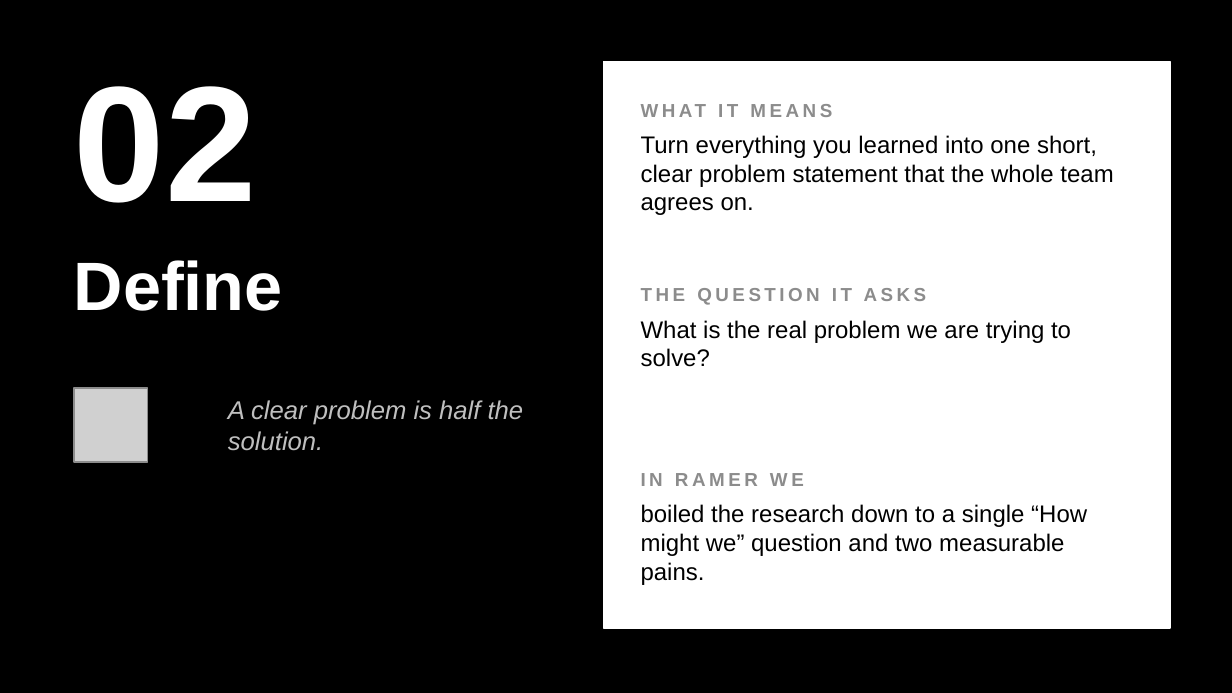
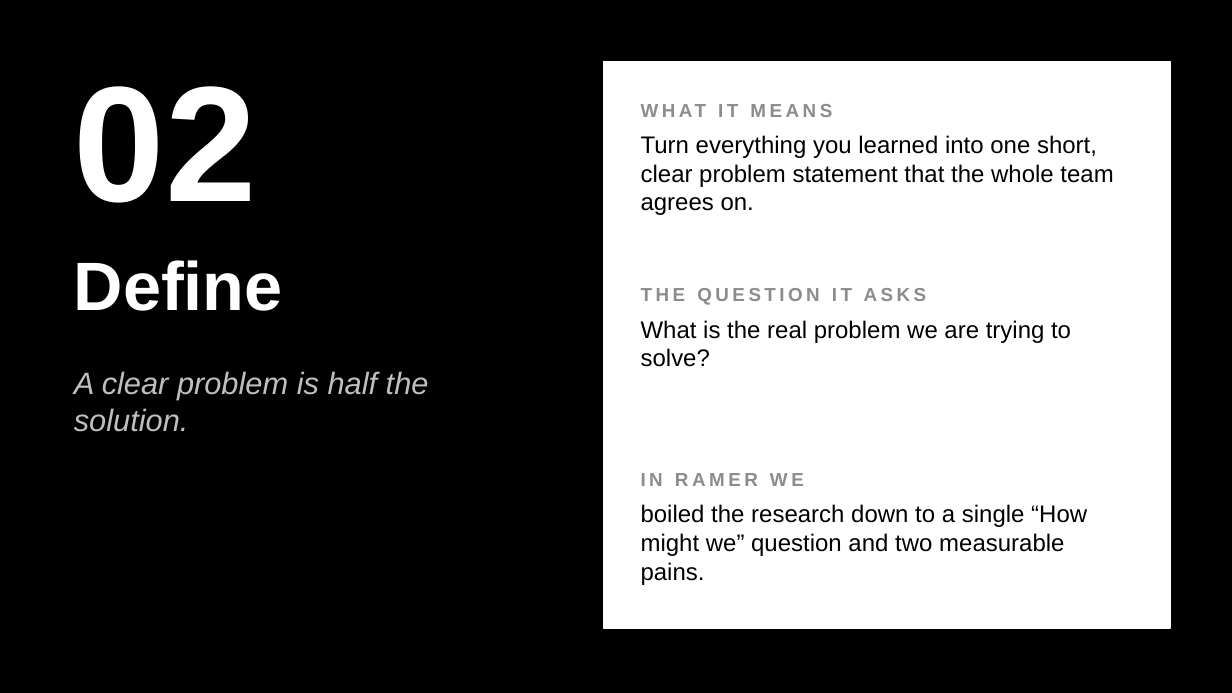
Before and after one commit to DrNeel11/tvarin, a slide deck: slide 7 of docs/Ramer_Design_Thinking.pptx. Drawn at 1232x693 pixels with LibreOffice and Linux fonts; fonts in the diff are those of the drawing; grey boxes stand for pictures. Boxes give left, top, right and bottom in pixels: in the first picture for what was removed or moved away, otherwise in the second. Text is boxed around its words. In the diff, an @@ line names an element or a change of style, - is before the commit and + after.

```diff
--- a/docs/Ramer_Design_Thinking.pptx
+++ b/docs/Ramer_Design_Thinking.pptx
@@ text "A clear problem is half ...": place and size @@
-text "A clear problem is half ..." at (228,400,524,451)
+text "A clear problem is half ..." at (74,371,429,432)
@@ text "A clear problem is half ..." at (74,371,429,432): size 15 to 18 pt; vertical alignment middle to top @@
@@ picture removed at (74,388,148,462) @@
```
Also in this commit, not shown: 16 other slides changed.
